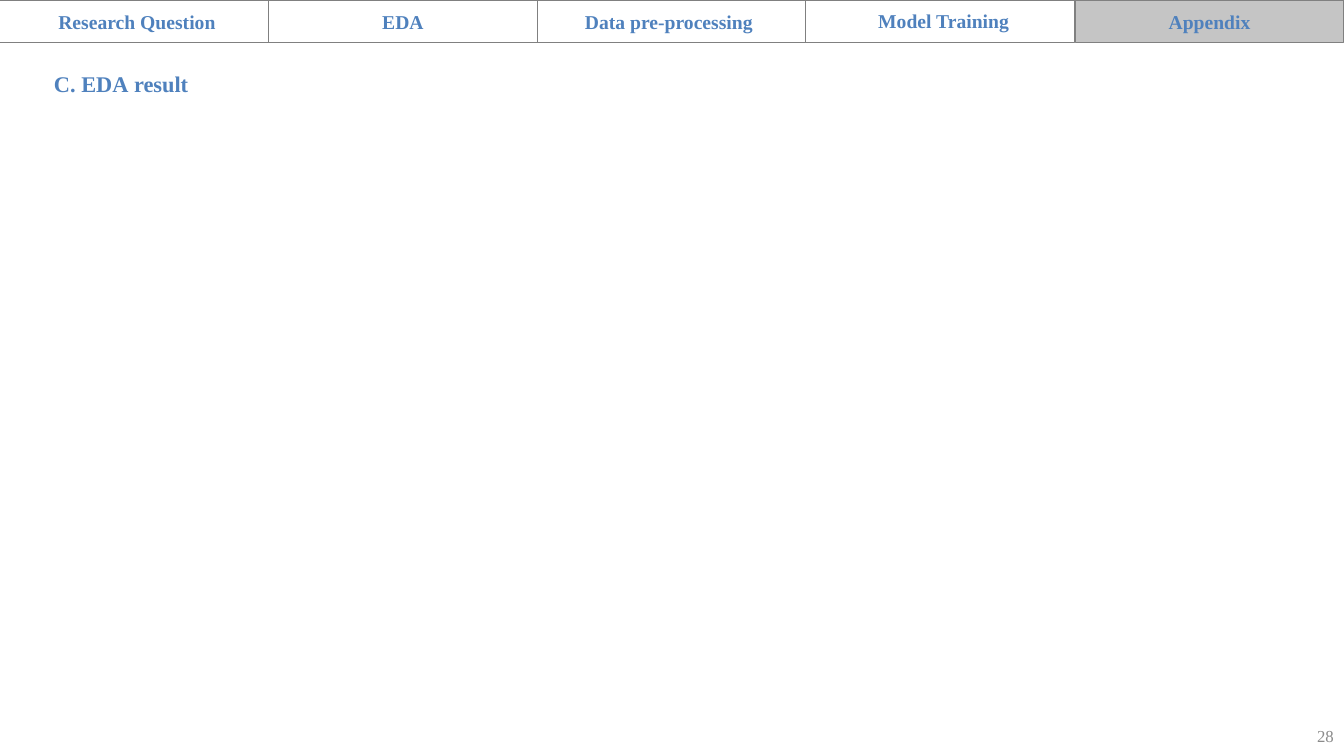
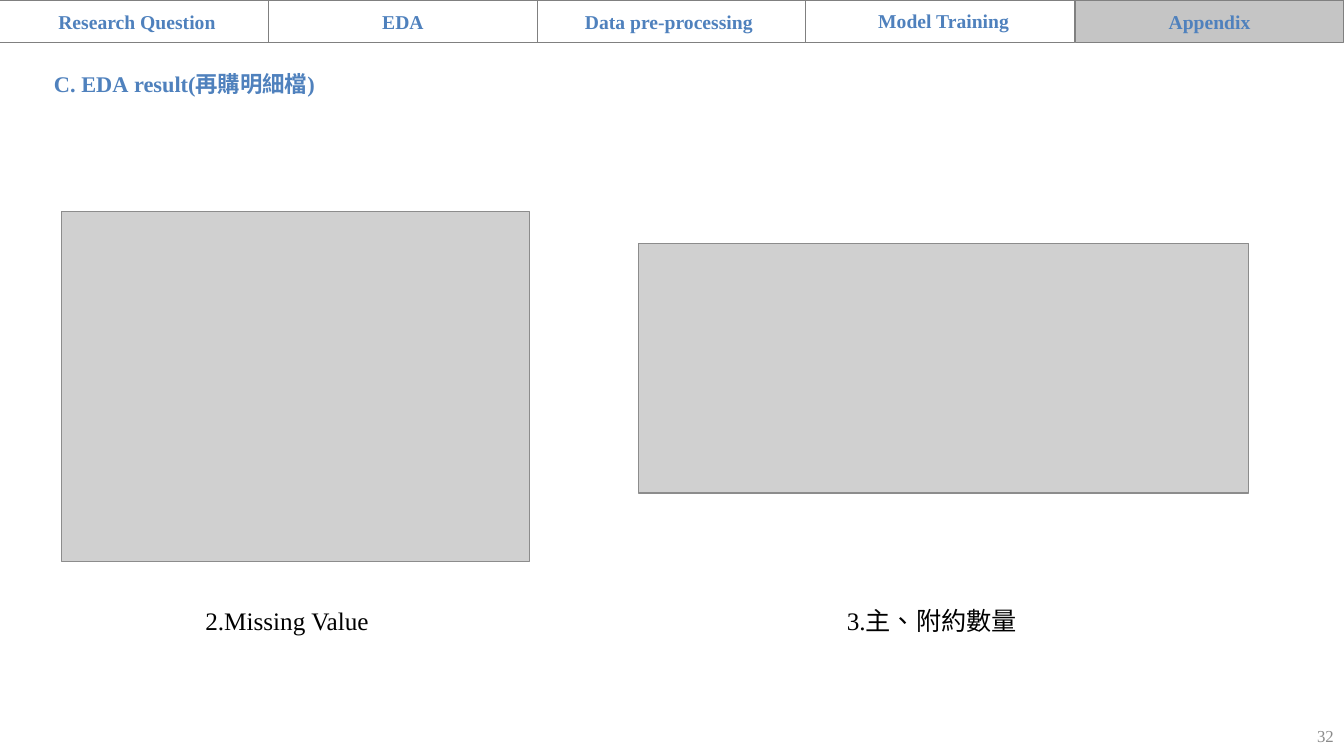
Before and after one commit to teemoteemo0318/nanshan, a slide deck: slide 32 of 南山_題目一_組別二.pptx (slide 28 before the commit). Drawn at 1344x756 pixels with LibreOffice and Linux fonts; fonts in the diff are those of the drawing; grey boxes stand for pictures; background and template pictures are left out. Boxes give left, top, right and bottom in pixels: in the first picture for what was removed or moved away, otherwise in the second. Text is boxed around its words. In the diff, an @@ line names an element or a change of style, - is before the commit and + after.

```diff
--- a/南山_題目一_組別二.pptx
+++ b/南山_題目一_組別二.pptx
@@ text at (x1=54, y1=75, x2=315, y2=97): text changed @@
-C. EDA result
+C. EDA result(再購明細檔)
@@ picture added at (x1=62, y1=212, x2=529, y2=562) @@
@@ picture added at (x1=638, y1=243, x2=1248, y2=493) @@
@@ text added at (x1=205, y1=612, x2=368, y2=636), 18 pt, text #000000 @@
+2.Missing Value
@@ text added at (x1=847, y1=610, x2=1017, y2=632), 18 pt, text #000000 @@
+3.主、附約數量
@@ page number at (x1=1317, y1=731, x2=1334, y2=742): text changed @@
-28
+32
```
Also in this commit, not shown: 4 other slides changed, 1 slide added, 1 other file.
